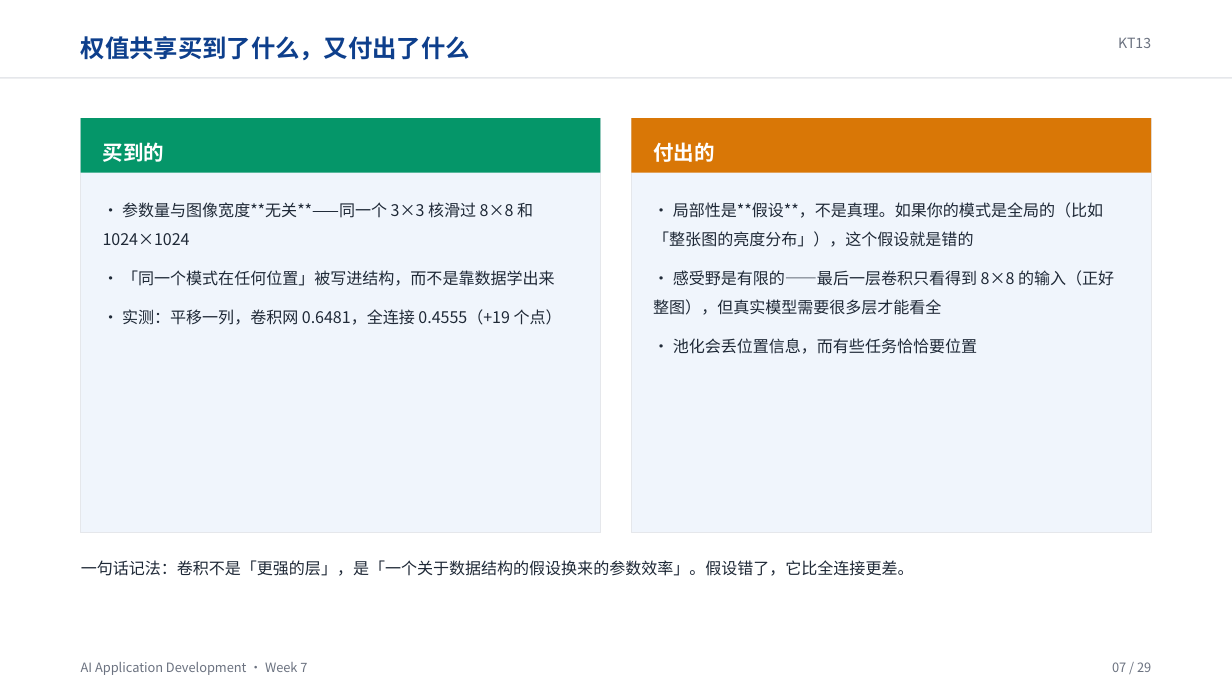
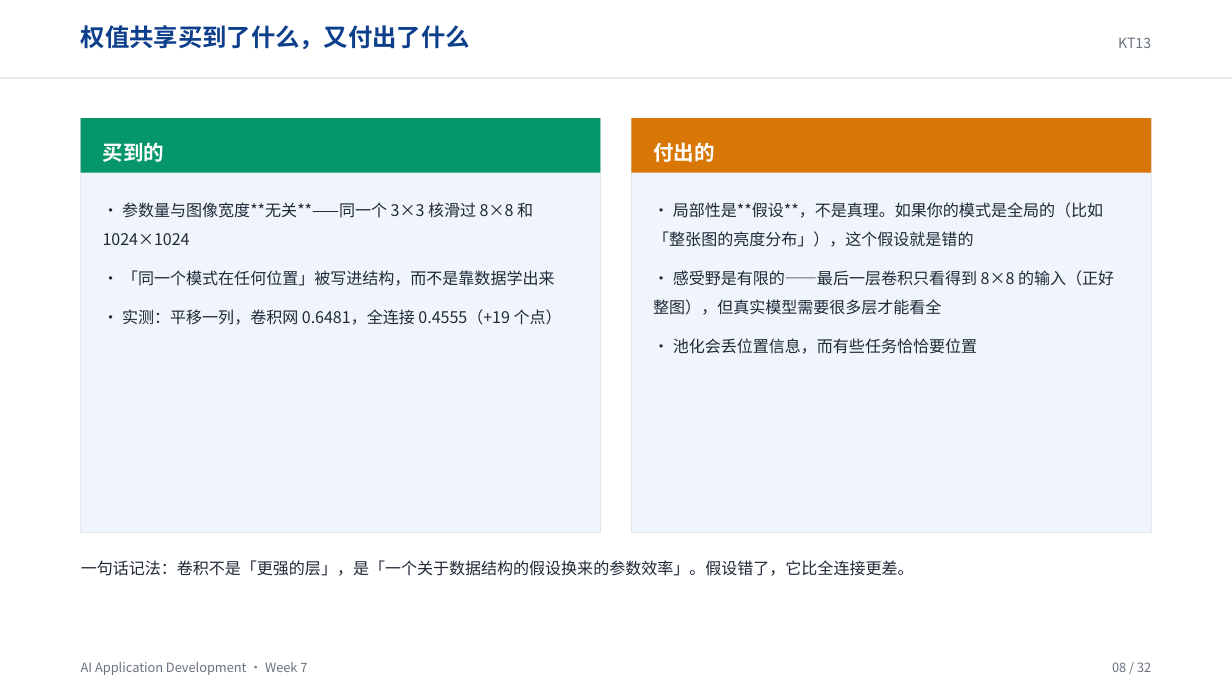
Before and after one commit to klausren/ai-application-development, a slide deck: slide 8 of lectures/week-07/lecture-zh.pptx (slide 7 before the commit). Drawn at 1232x693 pixels with LibreOffice and Linux fonts; fonts in the diff are those of the drawing. Boxes give left, top, right and bottom in pixels: in the first picture for what was removed or moved away, otherwise in the second. Text is boxed around its words. In the diff, an @@ line names an element or a change of style, - is before the commit and + after.

```diff
--- a/lectures/week-07/lecture-zh.pptx
+++ b/lectures/week-07/lecture-zh.pptx
@@ text "权值共享买到了什么，又付出了什么": place and size @@
-text "权值共享买到了什么，又付出了什么" at [81,36,470,60]
+text "权值共享买到了什么，又付出了什么" at [81,25,470,49]
@@ text at [1112,662,1151,672]: text changed @@
-07 / 29
+08 / 32
```
Also in this commit, not shown: 27 other slides changed, 3 slides added, 18 other files.
